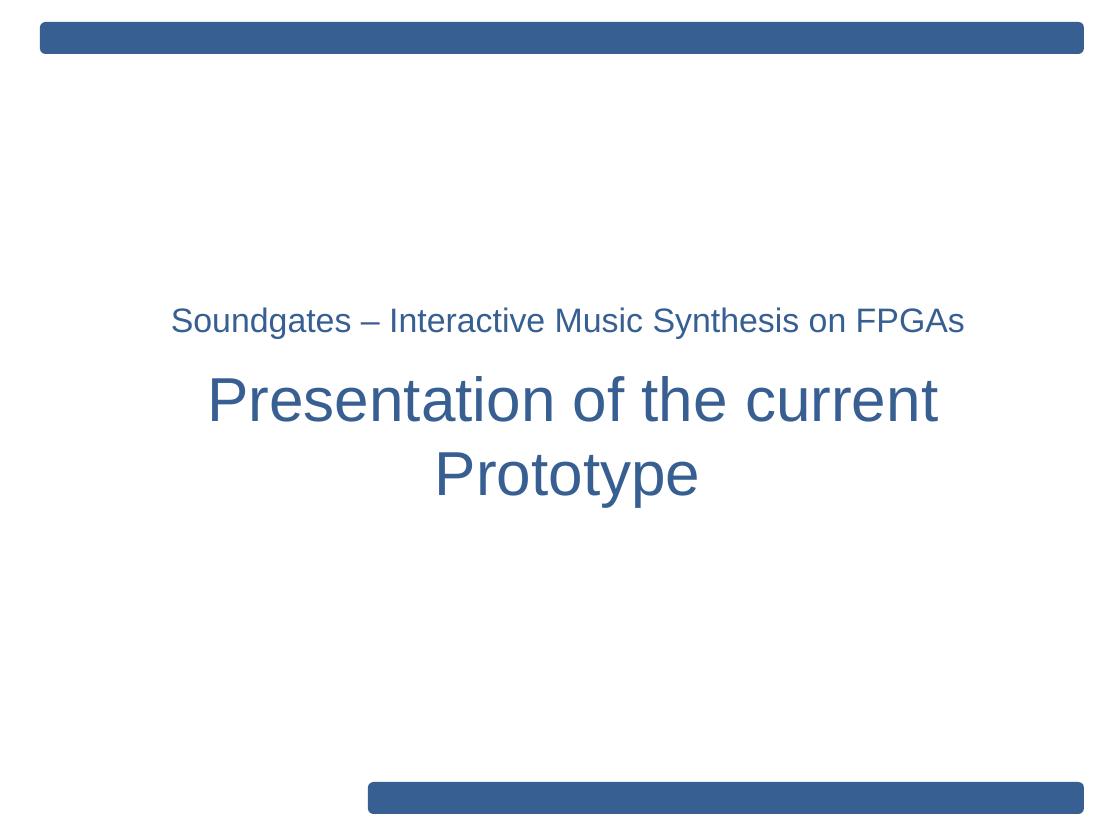
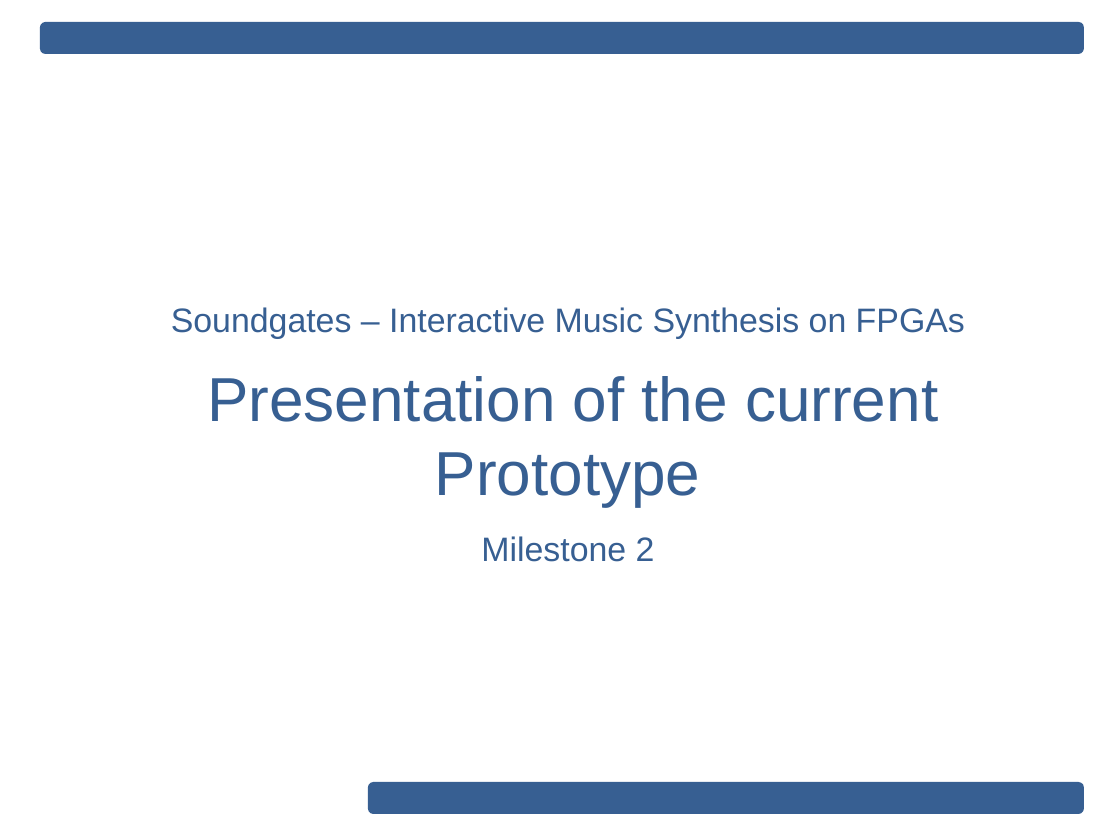
Before and after one commit to EPiCS/soundgates, a slide deck: slide 1 of documents/milestone1-2-presentation/Presentation.odp. Drawn at 1120x840 pixels with LibreOffice and Linux fonts; fonts in the diff are those of the drawing; background and template pictures are left out. Boxes give left, top, right and bottom in pixels: in the first picture for what was removed or moved away, otherwise in the second. Text is boxed around its words. In the diff, an @@ line names an element or a change of style, - is before the commit and + after.

```diff
--- a/documents/milestone1-2-presentation/Presentation.odp
+++ b/documents/milestone1-2-presentation/Presentation.odp
@@ subtitle at [481, 536, 655, 562]: paragraph added @@
+Milestone 2
```
Also in this commit, not shown: 7 other slides changed, 6 slides added.
